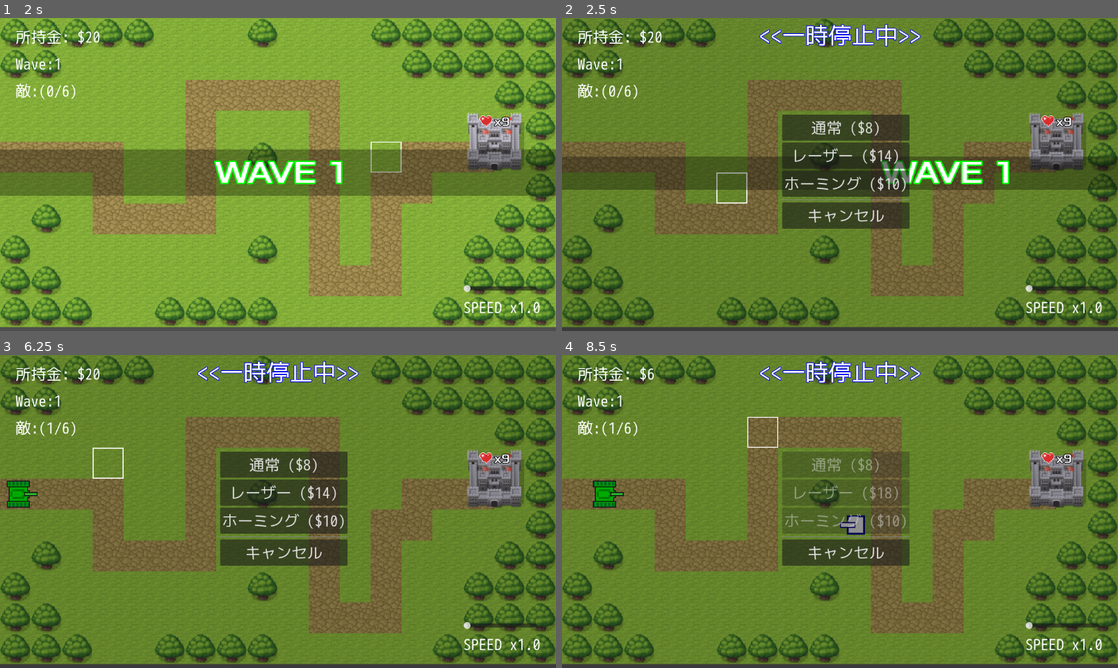
Above: before the commit, frames 1-4 (two rows, left to right).
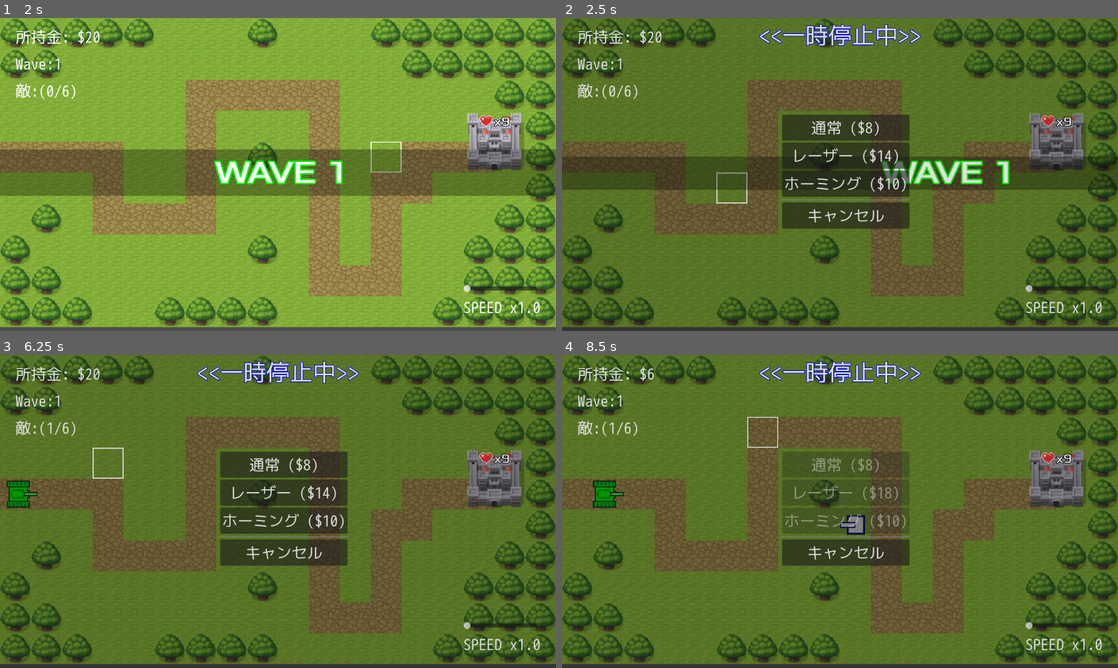
Above: after the commit, the same moments.

Repository: syun77/gd_towerdefense
Game: Godot game, scene res://Main.tscn
Same seed, same stepped clock (60 frames per second), same inputs: the game is played once before the commit and once after it.
Inputs (mouse positions are in pixels of both pictures, inside the frame that each line leads up to):
- Up to frame 1 (2 s): click "開始" at 0.5 s; move the mouse to (400, 158) at 1.27 s; click (400, 158) at 1.35 s
- Up to frame 2 (2.5 s): move the mouse to (728, 190) at 2.02 s; right-click (728, 190) at 2.1 s
- Up to frame 3 (6.25 s): click "通常 ($8)" at 2.75 s; tap Enter at 3.5, 5 s; move the mouse to (333, 442) at 3.52 s; click (333, 442) at 3.6 s; tap Space at 4.25 s; move the mouse to (250, 574) at 4.27 s; right-click (250, 574) at 4.35 s; move the mouse to (444, 558) at 5.02 s; click (444, 558) at 5.1 s; move the mouse to (111, 464) at 5.77 s; right-click (111, 464) at 5.85 s
- Up to frame 4 (8.5 s): click "レーザー ($14)" at 6.5 s; tap Space at 7.25 s; move the mouse to (867, 511) at 7.27 s; click (867, 511) at 7.35 s; move the mouse to (756, 433) at 8.02 s; right-click (756, 433) at 8.1 s

Frame 1 is identical in both runs. In frame 2, 2.0% of the frame differs, in the area x 2-97%, y 2-95%; in frame 3, 1.3%; in frame 4, 1.2%.

Commit message:
メニュー表示時の暗転を実装

Diff:
--- a/TowerDefense/src/menu/MenuBuy.gd
+++ b/TowerDefense/src/menu/MenuBuy.gd
@@ -38,7 +38,10 @@
 				btn.disabled = money < cost_horming
 
 ## 更新.
-func _process(_delta: float) -> void:
+func _process(delta: float) -> void:
+	# 暗転背景の更新.
+	_update_bg($ColorRect, delta)
+
 	_cnt += 1
 
 	if _cnt > 1: # 初回は処理しない.
--- a/TowerDefense/src/menu/MenuBuy.tscn
+++ b/TowerDefense/src/menu/MenuBuy.tscn
@@ -17,7 +17,7 @@
 layout_mode = 0
 offset_right = 1152.0
 offset_bottom = 648.0
-color = Color(0, 0, 0, 0.501961)
+color = Color(0, 0, 0, 0.313726)
 
 [node name="ButtonList" type="VBoxContainer" parent="."]
 layout_mode = 0
--- a/TowerDefense/src/menu/MenuCommon.gd
+++ b/TowerDefense/src/menu/MenuCommon.gd
@@ -7,6 +7,9 @@
 # -----------------------------------------
 # const.
 # -----------------------------------------
+const TIMER_FADE = 0.5
+const FADE_ALPHA = 0.5
+
 enum eResult {
 	NONE,
 	CANCEL,
@@ -26,9 +29,10 @@
 # private var.
 # -----------------------------------------
 var _result = eResult.NONE
+var _fade_timer = 0.0
 
 # -----------------------------------------
-# private function.
+# public function.
 # -----------------------------------------
 ## 閉じたかどうか.
 func closed() -> bool:
@@ -37,3 +41,13 @@
 ## 結果を取得する.
 func get_result() -> eResult:
 	return _result
+
+# -----------------------------------------
+# private function.
+# -----------------------------------------
+## 背景の更新.
+func _update_bg(color_rect:ColorRect, delta:float) -> void:
+	_fade_timer = min(TIMER_FADE, _fade_timer + delta)
+	var rate = _fade_timer / TIMER_FADE
+	color_rect.modulate.a = FADE_ALPHA * rate
+	color_rect.visible = true
--- a/TowerDefense/src/menu/MenuUpgrade.gd
+++ b/TowerDefense/src/menu/MenuUpgrade.gd
@@ -43,7 +43,10 @@
 	_refresh_buttons()
 
 ## 更新.
-func _process(_delta: float) -> void:
+func _process(delta: float) -> void:
+	# 暗転背景の更新.
+	_update_bg($ColorRect, delta)
+
 	_cnt += 1
 
 	if _cnt > 1: # 初回は処理しない.
